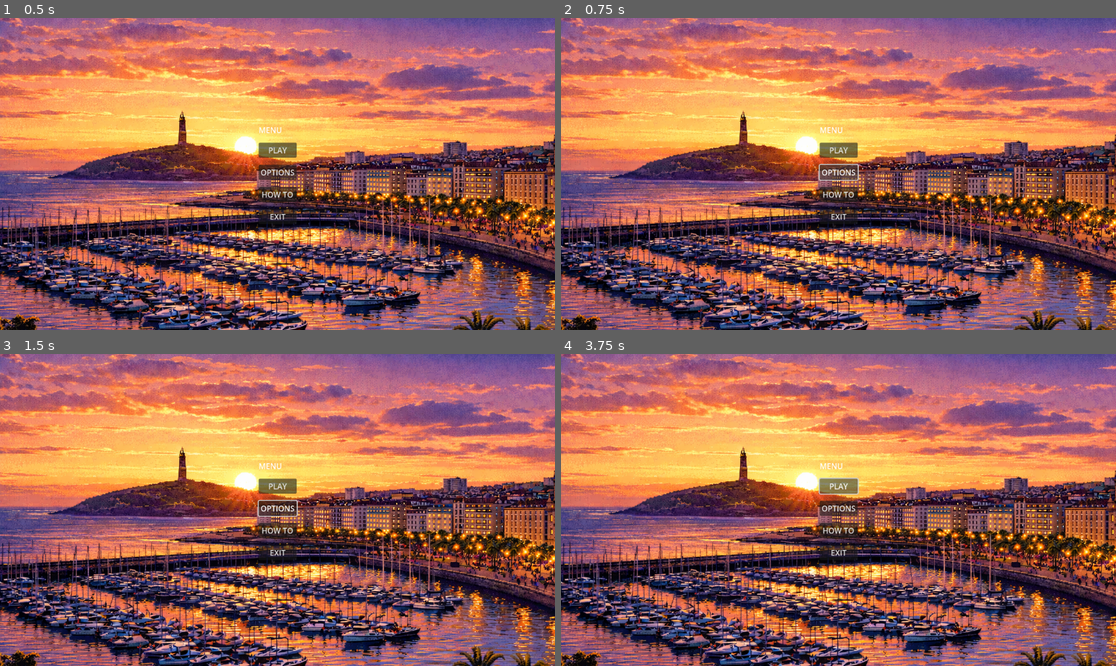
Above: before the commit, frames 1-4 (two rows, left to right).
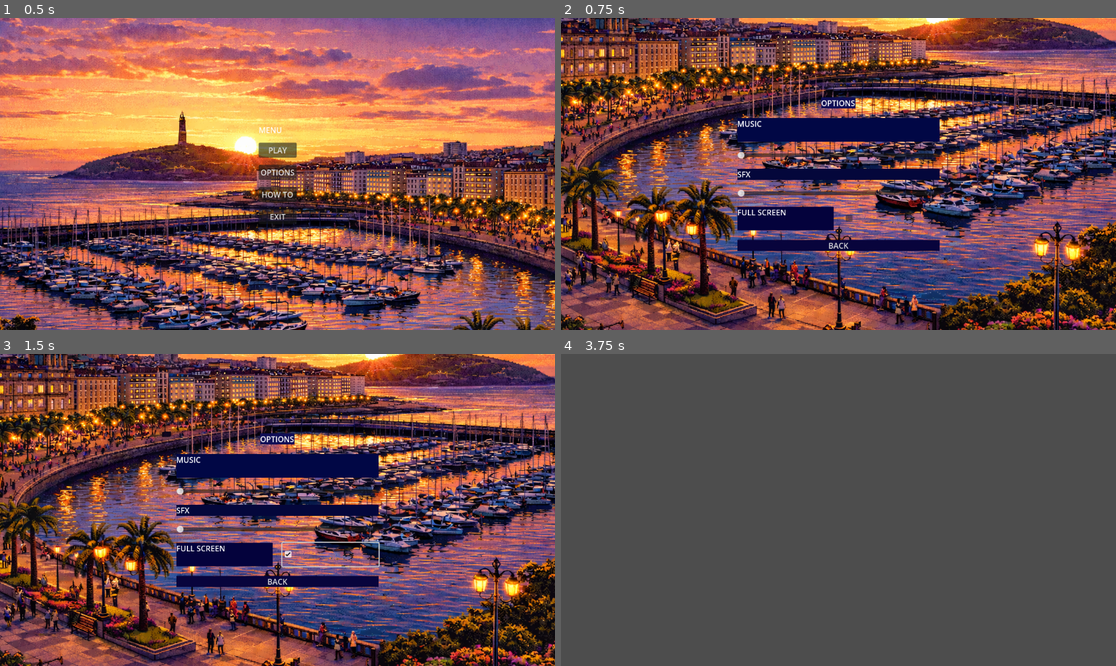
Above: after the commit, the same moments.

Repository: PedroDuarte49/Ferrol-Godot
Game: Godot game, scene res://main_menu.tscn
The game is run twice, just before and just after one commit, with the same random seed, the same clock (stepped at 60 frames per second) and the same inputs.
Inputs (mouse positions are in pixels of both pictures, inside the frame that each line leads up to):
- Up to frame 1 (0.5 s): no input
- Up to frame 2 (0.75 s): click "OPTIONS" at 0.5 s
- Up to frame 3 (1.5 s): click (333, 553) at 1.27 s
- Up to frame 4 (3.75 s): click (838, 581) at 2 s, where only the run after the commit has a clickable "BACK"; click "HOW TO" at 2.75 s; click (838, 485) at 3.5 s, where only the run before the commit has a clickable "PLAY"

Frame 1 is identical in both runs. In frame 2, 96% of the frame differs, in the area x 0-100%, y 0-100%; in frame 3, 96%; in frame 4, 98%.

Commit message:
Menu de opciones

Diff:
--- /dev/null
+++ b/ferrol-el-juego/main_menu.gd
@@ -0,0 +1,15 @@
+extends Control
+
+func _on_play_pressed():
+
+	get_tree().change_scene_to_file("res://how_to.tscn")
+
+func _on_options_pressed():
+	get_tree().change_scene_to_file("res://opciones.tscn")
+
+func _on_how_to_pressed():
+
+	get_tree().change_scene_to_file("res://how_to.tscn")
+
+func _on_exit_pressed():
+	get_tree().quit()
--- a/ferrol-el-juego/main_menu.tscn
+++ b/ferrol-el-juego/main_menu.tscn
@@ -1,6 +1,7 @@
-[gd_scene load_steps=2 format=3 uid="uid://blx7yjpqpj8bi"]
+[gd_scene load_steps=3 format=3 uid="uid://blx7yjpqpj8bi"]
 
 [ext_resource type="Texture2D" uid="uid://b1a42xhugma0y" path="res://imagen menu.png" id="1_06t4h"]
+[ext_resource type="Script" uid="uid://w2rbh85bi0j7" path="res://main_menu.gd" id="1_7vrkn"]
 
 [node name="Main Menu" type="Control"]
 layout_mode = 3
@@ -11,6 +12,7 @@
 grow_vertical = 2
 size_flags_horizontal = 3
 size_flags_vertical = 3
+script = ExtResource("1_7vrkn")
 
 [node name="TextureRect" type="TextureRect" parent="."]
 layout_mode = 0
@@ -54,5 +56,6 @@
 text = "EXIT"
 
 [connection signal="pressed" from="VBoxContainer/PLAY" to="." method="_on_play_pressed"]
+[connection signal="pressed" from="VBoxContainer/OPTIONS" to="." method="_on_options_pressed"]
 [connection signal="pressed" from="VBoxContainer/HOW TO" to="." method="_on_how_to_pressed"]
 [connection signal="pressed" from="VBoxContainer/EXIT" to="." method="_on_exit_pressed"]
--- /dev/null
+++ b/ferrol-el-juego/opciones.gd
@@ -0,0 +1,33 @@
+extends Control
+
+func _ready():
+	# Configuración de Sliders
+	$VBoxContainer/MusicSlider.min_value = 0
+	$VBoxContainer/MusicSlider.max_value = 1
+	$VBoxContainer/MusicSlider.step = 0.05
+
+	$VBoxContainer/SfxSlider.min_value = 0
+	$VBoxContainer/SfxSlider.max_value = 1
+	$VBoxContainer/SfxSlider.step = 0.05
+
+	# Detecta si el juego ya inició en pantalla completa para marcar el botón
+	$VBoxContainer/HBoxContainer/FullScreenButton.button_pressed = (DisplayServer.window_get_mode() == DisplayServer.WINDOW_MODE_FULLSCREEN)
+
+# Control de Volumen Música
+func _on_music_slider_value_changed(value: float) -> void:
+	AudioServer.set_bus_volume_db(AudioServer.get_bus_index("Master"), linear_to_db(value))
+
+# Control de Volumen SFX (Efectos)
+func _on_sfx_slider_value_changed(value: float) -> void:
+	AudioServer.set_bus_volume_db(AudioServer.get_bus_index("Master"), linear_to_db(value))
+
+# Función de Pantalla Completa
+func _on_full_screen_button_toggled(button_pressed: bool) -> void:
+	if button_pressed:
+		DisplayServer.window_set_mode(DisplayServer.WINDOW_MODE_FULLSCREEN)
+	else:
+		DisplayServer.window_set_mode(DisplayServer.WINDOW_MODE_WINDOWED)
+
+# Botón para volver al menú
+func _on_back_pressed() -> void:
+	get_tree().change_scene_to_file("res://main_menu.tscn")
--- a/ferrol-el-juego/opciones.tscn
+++ b/ferrol-el-juego/opciones.tscn
@@ -1,20 +1,57 @@
-[gd_scene load_steps=2 format=3 uid="uid://dg42pk0y52gqh"]
+[gd_scene load_steps=9 format=3 uid="uid://cxohegqjpkutm"]
 
 [ext_resource type="Texture2D" uid="uid://b1a42xhugma0y" path="res://imagen menu.png" id="1_0bc36"]
+[ext_resource type="Script" uid="uid://dj04yrvk7xlbc" path="res://opciones.gd" id="1_wvblx"]
+
+[sub_resource type="Theme" id="Theme_wvblx"]
+
+[sub_resource type="StyleBoxFlat" id="StyleBoxFlat_0bc36"]
+bg_color = Color(0.06514333, 0.057862744, 0.3379947, 1)
+
+[sub_resource type="StyleBoxFlat" id="StyleBoxFlat_wvblx"]
+bg_color = Color(0.005870532, 0.026569534, 0.27050987, 1)
+
+[sub_resource type="StyleBoxFlat" id="StyleBoxFlat_7bdti"]
+bg_color = Color(0.017019076, 0.026560137, 0.22997263, 1)
+
+[sub_resource type="StyleBoxFlat" id="StyleBoxFlat_j8itn"]
+bg_color = Color(0.018042883, 0.009622059, 0.23682171, 1)
+
+[sub_resource type="StyleBoxFlat" id="StyleBoxFlat_7yv08"]
+bg_color = Color(0.03357645, 0.01684101, 0.23423049, 1)
 
 [node name="Control" type="Control"]
 layout_mode = 3
-anchors_preset = 0
-offset_right = 40.0
-offset_bottom = 40.0
+anchors_preset = 8
+anchor_left = 0.5
+anchor_top = 0.5
+anchor_right = 0.5
+anchor_bottom = 0.5
+offset_left = -20.0
+offset_top = -20.0
+offset_right = 20.0
+offset_bottom = 20.0
+grow_horizontal = 2
+grow_vertical = 2
+script = ExtResource("1_wvblx")
 
 [node name="TextureRect" type="TextureRect" parent="."]
-layout_mode = 0
-offset_right = 40.0
-offset_bottom = 40.0
+layout_mode = 1
+anchors_preset = 8
+anchor_left = 0.5
+anchor_top = 0.5
+anchor_right = 0.5
+anchor_bottom = 0.5
+offset_left = -822.0
+offset_top = -595.0
+offset_right = 714.0
+offset_bottom = 429.0
+grow_horizontal = 2
+grow_vertical = 2
 texture = ExtResource("1_0bc36")
+flip_h = true
 
-[node name="VBoxContainer" type="VBoxContainer" parent="TextureRect"]
+[node name="VBoxContainer" type="VBoxContainer" parent="."]
 custom_minimum_size = Vector2(300, 0)
 layout_mode = 1
 anchors_preset = 8
@@ -23,105 +60,64 @@
 anchor_right = 0.5
 anchor_bottom = 0.5
 offset_left = -150.0
-offset_top = -20.0
+offset_top = -173.5
 offset_right = 150.0
-offset_bottom = 20.0
+offset_bottom = 173.5
 grow_horizontal = 2
 grow_vertical = 2
+theme = SubResource("Theme_wvblx")
 theme_override_constants/separation = 20
 alignment = 1
 
-[node name="Label" type="Label" parent="TextureRect/VBoxContainer"]
+[node name="OPTIONS" type="Label" parent="VBoxContainer"]
 layout_mode = 2
 size_flags_horizontal = 4
+theme_override_styles/normal = SubResource("StyleBoxFlat_0bc36")
 text = "OPTIONS"
 horizontal_alignment = 1
 
-[node name="Control" type="Control" parent="TextureRect/VBoxContainer/Label"]
-anchors_preset = 0
-offset_left = 3.0
-offset_top = 33.0
-offset_right = 43.0
-offset_bottom = 73.0
-
-[node name="Label" type="Label" parent="TextureRect/VBoxContainer/Label/Control"]
-layout_mode = 0
-offset_left = -1.0
-offset_top = 36.0
-offset_right = 39.0
-offset_bottom = 59.0
+[node name="MUSIC" type="Label" parent="VBoxContainer"]
+layout_mode = 2
+theme_override_styles/normal = SubResource("StyleBoxFlat_wvblx")
 text = "MUSIC
 "
 
-[node name="HSlider" type="HSlider" parent="TextureRect/VBoxContainer/Label/Control/Label"]
-layout_mode = 1
-anchors_preset = -1
-anchor_left = 2.0440001
-anchor_top = 1.0
-anchor_right = 2.0440001
-anchor_bottom = 1.0
-offset_left = -88.24401
-offset_top = -7.0
-offset_right = -80.24401
-offset_bottom = 9.0
-grow_horizontal = 0
-grow_vertical = 0
+[node name="MusicSlider" type="HSlider" parent="VBoxContainer"]
+layout_mode = 2
 
-[node name="Label" type="Label" parent="TextureRect/VBoxContainer/Label/Control/Label/HSlider"]
-layout_mode = 0
-offset_left = -12.0
-offset_top = 26.0
-offset_right = 28.0
-offset_bottom = 49.0
+[node name="SFX" type="Label" parent="VBoxContainer"]
+layout_mode = 2
+theme_override_styles/normal = SubResource("StyleBoxFlat_7bdti")
 text = "SFX"
 
-[node name="HSlider" type="HSlider" parent="TextureRect/VBoxContainer/Label/Control/Label/HSlider/Label"]
-layout_mode = 1
-anchors_preset = -1
-anchor_bottom = 0.5
-offset_left = 28.0
-offset_top = 33.0
-offset_right = 39.0
-offset_bottom = 37.5
+[node name="SfxSlider" type="HSlider" parent="VBoxContainer"]
+layout_mode = 2
 
-[node name="HBoxContainer" type="HBoxContainer" parent="TextureRect/VBoxContainer/Label/Control/Label/HSlider/Label/HSlider"]
-layout_mode = 0
-offset_left = -14.0
-offset_top = -5.0
-offset_right = 26.0
-offset_bottom = 35.0
+[node name="HBoxContainer" type="HBoxContainer" parent="VBoxContainer"]
+layout_mode = 2
+size_flags_horizontal = 4
+size_flags_vertical = 4
+theme_override_constants/separation = 20
+alignment = 1
 
-[node name="Label" type="Label" parent="TextureRect/VBoxContainer/Label/Control/Label/HSlider/Label/HSlider"]
-layout_mode = 0
-offset_left = -41.0
-offset_top = 24.0
-offset_right = 61.0
-offset_bottom = 73.0
+[node name="FULL SCREEN" type="Label" parent="VBoxContainer/HBoxContainer"]
+custom_minimum_size = Vector2(200, 0)
+layout_mode = 2
+size_flags_horizontal = 4
+theme_override_styles/normal = SubResource("StyleBoxFlat_j8itn")
 text = "FULL SCREEN
 "
 
-[node name="CheckBox" type="CheckBox" parent="TextureRect/VBoxContainer/Label/Control/Label/HSlider/Label/HSlider/Label"]
-layout_mode = 1
-anchors_preset = -1
-anchor_bottom = 0.245
-offset_left = 129.0
-offset_top = 2.0
-offset_right = 153.0
-offset_bottom = 13.995
+[node name="FullScreenButton" type="CheckBox" parent="VBoxContainer/HBoxContainer"]
+custom_minimum_size = Vector2(200, 0)
+layout_mode = 2
 
-[node name="Control" type="Control" parent="TextureRect/VBoxContainer/Label/Control/Label/HSlider/Label/HSlider/Label/CheckBox"]
-anchors_preset = 0
-offset_left = -110.0
-offset_top = 33.0
-offset_right = -70.0
-offset_bottom = 73.0
+[node name="BACK" type="Button" parent="VBoxContainer"]
+layout_mode = 2
+theme_override_styles/normal = SubResource("StyleBoxFlat_7yv08")
+text = "BACK"
 
-[node name="Button" type="Button" parent="TextureRect/VBoxContainer/Label/Control/Label/HSlider/Label/HSlider/Label/CheckBox/Control"]
-layout_mode = 1
-anchors_preset = -1
-anchor_bottom = 0.5
-offset_left = -4.0
-offset_top = 8.0
-offset_right = 4.0
-offset_bottom = -4.0
-text = "BACK"
+[connection signal="value_changed" from="VBoxContainer/MusicSlider" to="." method="_on_music_slider_value_changed"]
+[connection signal="value_changed" from="VBoxContainer/SfxSlider" to="." method="_on_sfx_slider_value_changed"]
+[connection signal="toggled" from="VBoxContainer/HBoxContainer/FullScreenButton" to="." method="_on_full_screen_button_toggled"]
+[connection signal="pressed" from="VBoxContainer/BACK" to="." method="_on_back_pressed"]
Not shown, added: ferrol-el-juego/main_menu.gd.uid
Not shown, added: ferrol-el-juego/opciones.gd.uid
